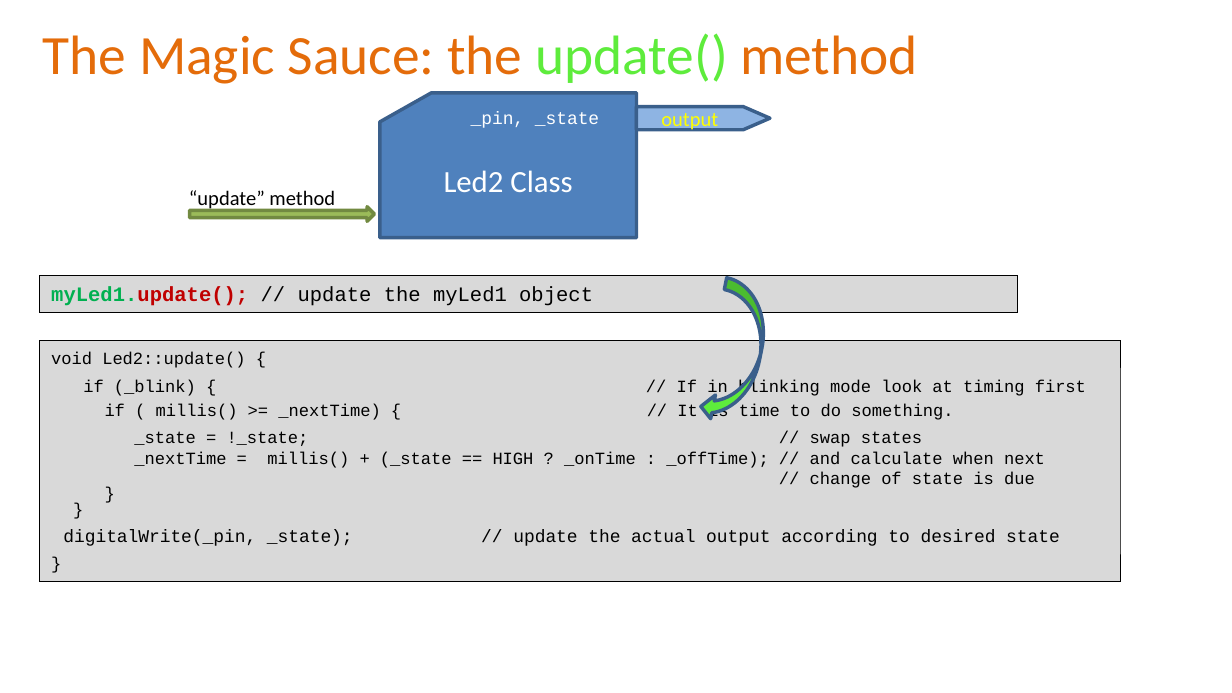
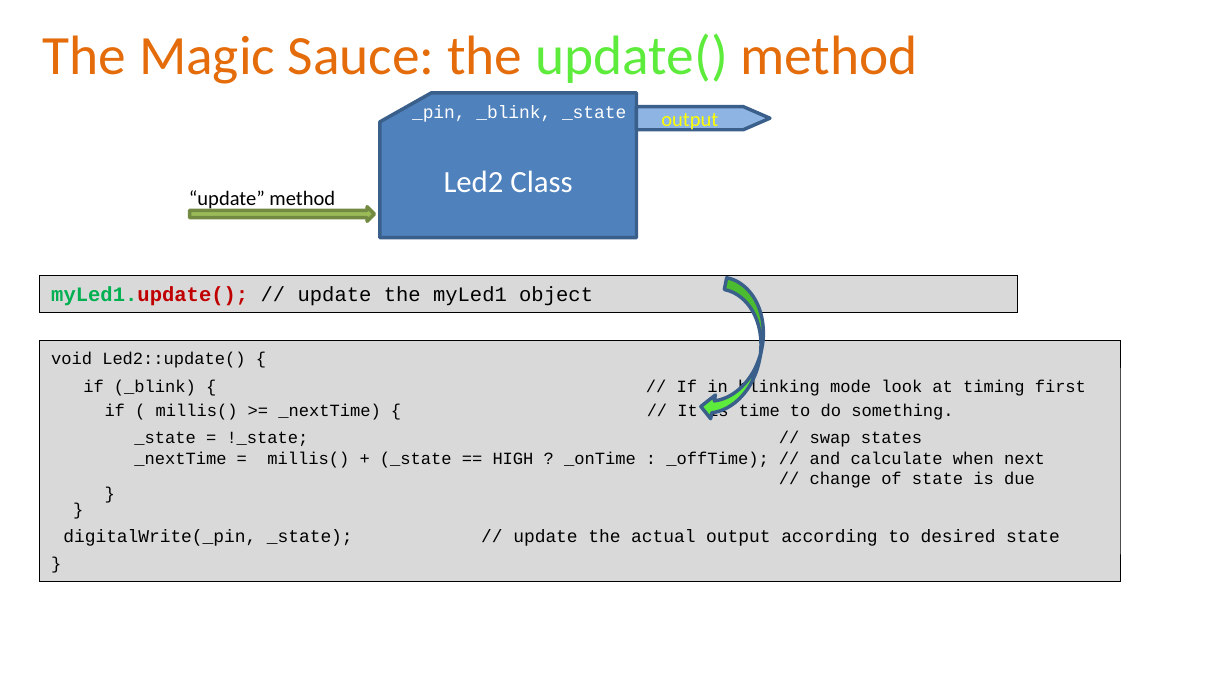
Before and after one commit to Alan-Lomax/MERG-SIG-Presentations, a slide deck: slide 15 of Introduction to Class Programming Part 2.pptx (slide 13 before the commit). Drawn at 1232x693 pixels with LibreOffice and Linux fonts; fonts in the diff are those of the drawing; background and template pictures are left out. Boxes give left, top, right and bottom in pixels: in the first picture for what was removed or moved away, otherwise in the second. Text is boxed around its words. In the diff, an @@ line names an element or a change of style, - is before the commit and + after.

```diff
--- a/Introduction to Class Programming Part 2.pptx
+++ b/Introduction to Class Programming Part 2.pptx
@@ text at [412, 105, 626, 122]: text changed @@
-_pin, _state
+_pin, _blink, _state
```
Also in this commit, not shown: 12 other slides changed, 3 slides added, 1 other file.
